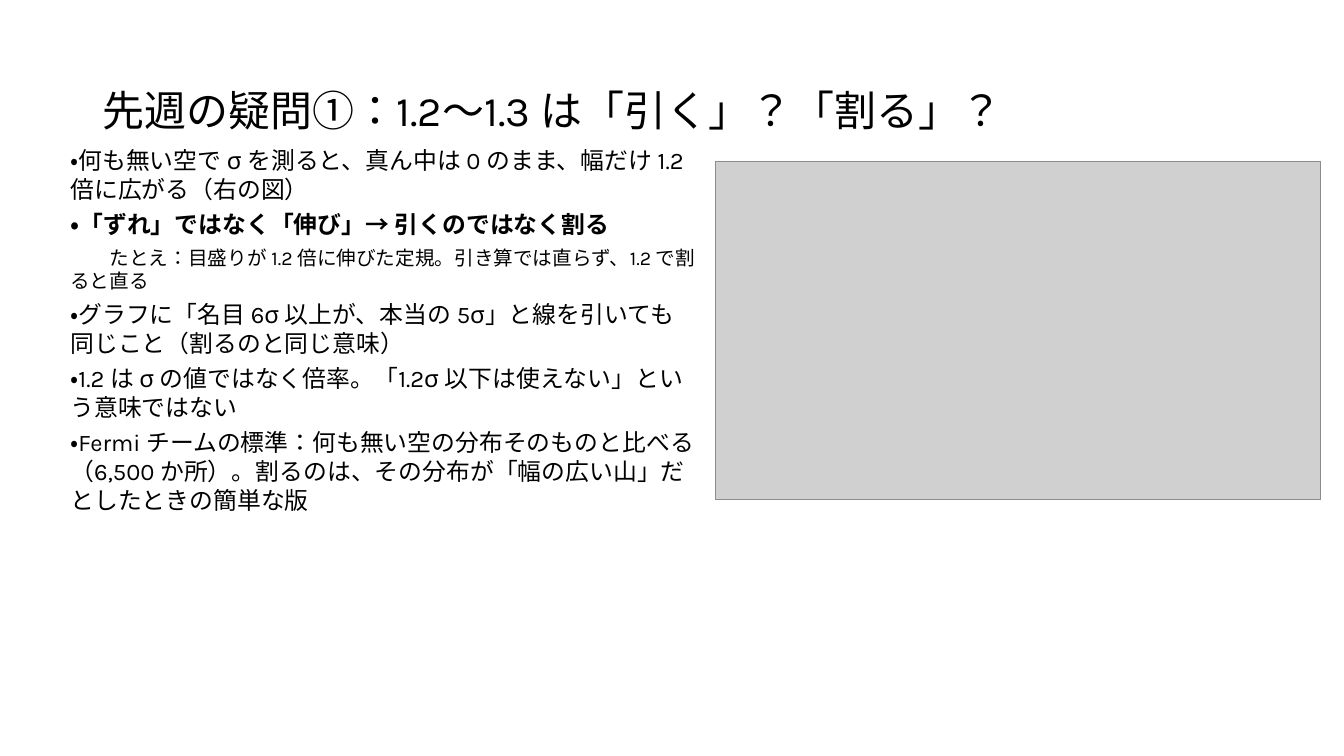
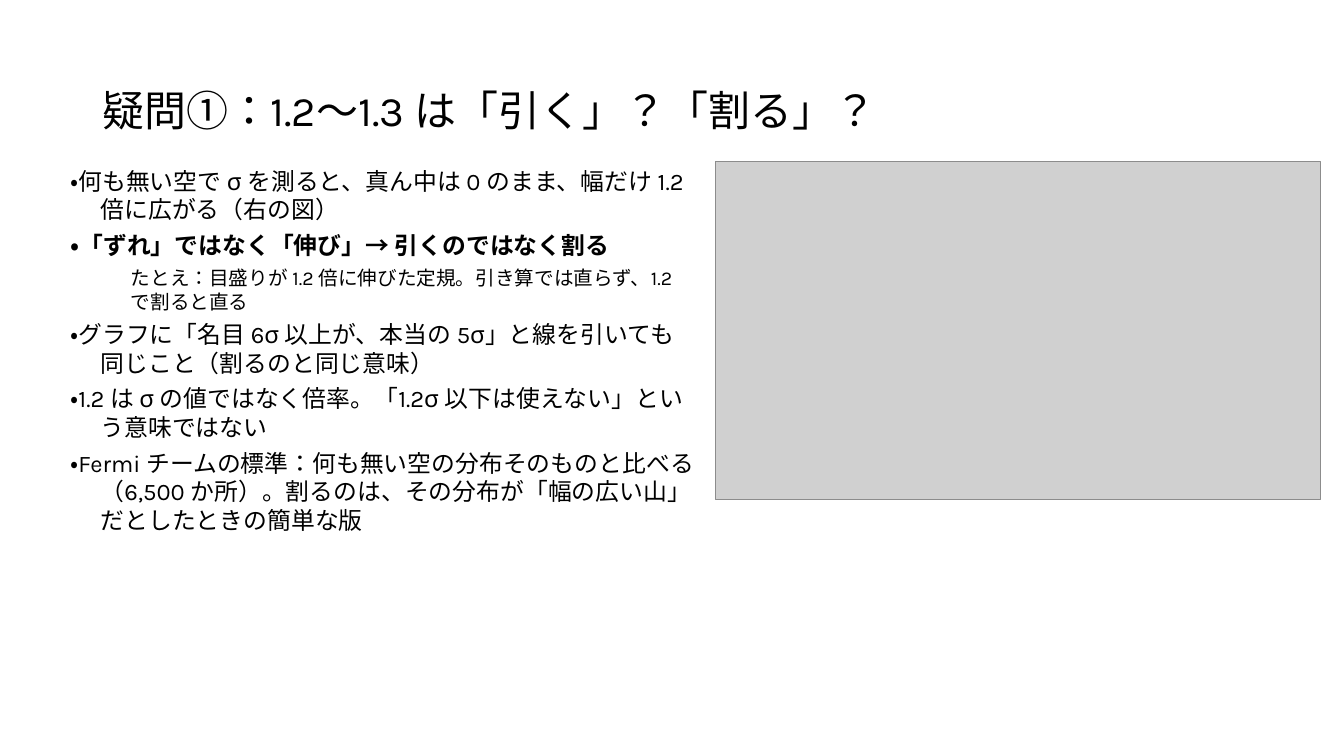
Before and after one commit to Mikann20041029/darkmatter-slides, a slide deck: slide 3 of slides/2026-10-09_研究報告_10枚版.pptx. Drawn at 1344x756 pixels with LibreOffice and Linux fonts; fonts in the diff are those of the drawing; grey boxes stand for pictures. Boxes give left, top, right and bottom in pixels: in the first picture for what was removed or moved away, otherwise in the second. Text is boxed around its words. In the diff, an @@ line names an element or a change of style, - is before the commit and + after.

```diff
--- a/slides/2026-10-09_研究報告_10枚版.pptx
+++ b/slides/2026-10-09_研究報告_10枚版.pptx
@@ title at (102, 90, 876, 130): text changed @@
-先週の疑問①：1.2〜1.3 は「引く」？「割る」？
+疑問①：1.2〜1.3 は「引く」？「割る」？
@@ text "・何も無い空で σ を測ると、真ん中は 0 のまま、幅だけ ...": place and size @@
-text "・何も無い空で σ を測ると、真ん中は 0 のまま、幅だけ ..." at (70, 149, 695, 511)
+text "・何も無い空で σ を測ると、真ん中は 0 のまま、幅だけ ..." at (70, 170, 694, 531)
@@ text "・何も無い空で σ を測ると、真ん中は 0 のまま、幅だけ ..." at (70, 170, 694, 531): indent changed @@
```
Also in this commit, not shown: 8 other slides changed.
